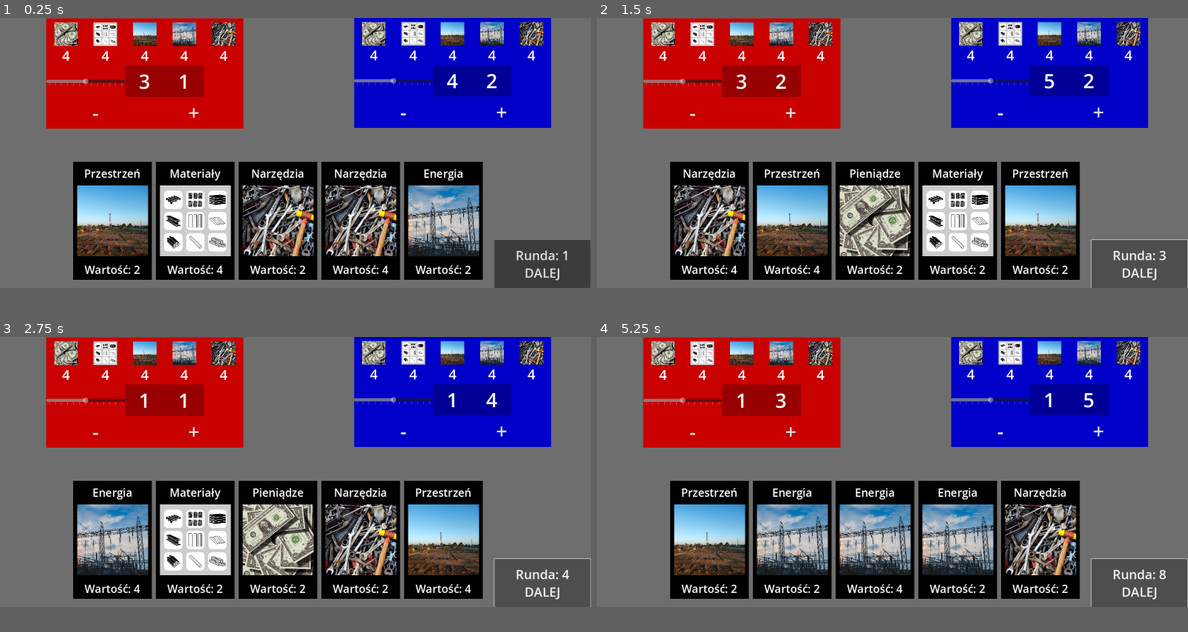
Above: before the commit, frames 1-4 (two rows, left to right).
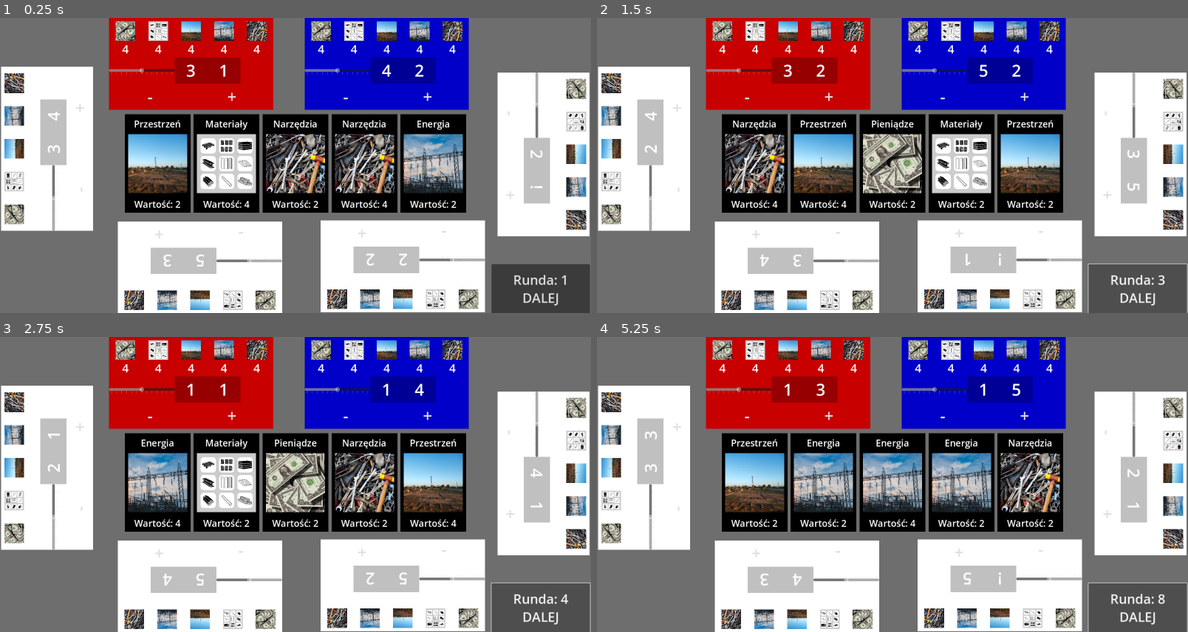
Above: after the commit, the same moments.

Repository: KonradKamilChwalowski/philanthropy-0.2
Game: Godot game, scene res://main_scenes/game_session_scene.tscn
Two runs of this game, one before a commit and one after it. Both use one fixed random seed, a clock stepped at 60 frames per second and the inputs below.
Inputs:
- Up to frame 1 (0.25 s): no input
- Up to frame 2 (1.5 s): click "Runda: 1 DALEJ" at 0.5 s; click "Runda: 2 DALEJ" at 1.25 s
- Up to frame 3 (2.75 s): click "Runda: 3 DALEJ" at 2 s
- Up to frame 4 (5.25 s): click "Runda: 4 DALEJ" at 2.75 s; click "Runda: 5 DALEJ" at 3.5 s; click "Runda: 6 DALEJ" at 4.25 s; click "Runda: 7 DALEJ" at 5 s
In our replay, the window is 800x366 before the commit and 800x400 after it. These sizes can differ from the game's own. Grey fills any space a smaller window leaves; there, only what the larger window draws over its background counts as a difference.

The runs differ from the first frame. In frame 1, 77% of the frame differs, in the area x 0-100%, y 0-100%; in frame 2, 77%; in frame 3, 77%; in frame 4, 78%.

Commit message:
go back to normal settings

Diff:
--- a/main_scenes/game_session_scene.tscn
+++ b/main_scenes/game_session_scene.tscn
@@ -8,27 +8,25 @@
 script = ExtResource("1_buhs2")
 
 [node name="ColorRect" type="ColorRect" parent="."]
-custom_minimum_size = Vector2(2400, 1100)
+custom_minimum_size = Vector2(1800, 900)
 color = Color(0.43134022, 0.43134025, 0.43134025, 1)
 
 [node name="NewRoundButton" type="Button" parent="."]
 custom_minimum_size = Vector2(300, 150)
-offset_left = 2008.0001
-offset_top = 905.0
-offset_right = 2308.0
-offset_bottom = 1055.0
-scale = Vector2(1.3, 1.3)
+offset_left = 1497.0
+offset_top = 751.0
+offset_right = 1797.0
+offset_bottom = 901.0
 theme_override_font_sizes/font_size = 40
 text = "Runda: X
 DALEJ"
 
 [node name="CardsContainer" type="HBoxContainer" parent="."]
-custom_minimum_size = Vector2(1040, 250)
-offset_left = 297.0
-offset_top = 587.0
-offset_right = 1337.0
-offset_bottom = 837.0
-scale = Vector2(1.6, 1.6)
+custom_minimum_size = Vector2(1040, 300)
+offset_left = 380.0
+offset_top = 294.0
+offset_right = 1420.0
+offset_bottom = 594.0
 theme_override_constants/separation = 10
 
 [node name="ResourceCard0" parent="CardsContainer" instance=ExtResource("1_6fyyn")]
@@ -54,23 +52,19 @@
 
 [node name="PlayerInterface0" parent="PlayerInterfaces" instance=ExtResource("2_cu6fm")]
 layout_mode = 1
-offset_left = 188.0
-offset_top = 1.9999999
-offset_right = 648.0
-offset_bottom = 162.0
-scale = Vector2(1.6, 1.6)
+offset_left = 332.0
+offset_right = 792.0
+offset_bottom = 160.0
 player_color = Color(0.78431374, 0, 0, 1)
 
 [node name="PlayerInterface1" parent="PlayerInterfaces" instance=ExtResource("2_cu6fm")]
 layout_mode = 1
-offset_left = 1438.0
-offset_right = 1898.0
+offset_left = 928.0
+offset_right = 1388.0
 offset_bottom = 160.0
-scale = Vector2(1.6, 1.6)
 player_color = Color(0, 0, 0.78431374, 1)
 
 [node name="PlayerInterface2" parent="PlayerInterfaces" instance=ExtResource("2_cu6fm")]
-visible = false
 layout_mode = 1
 offset_left = 1795.0
 offset_top = 166.0
@@ -79,7 +73,6 @@
 rotation = 1.5707964
 
 [node name="PlayerInterface3" parent="PlayerInterfaces" instance=ExtResource("2_cu6fm")]
-visible = false
 layout_mode = 1
 offset_left = 1477.0
 offset_top = 898.0
@@ -88,7 +81,6 @@
 rotation = 3.1415927
 
 [node name="PlayerInterface4" parent="PlayerInterfaces" instance=ExtResource("2_cu6fm")]
-visible = false
 layout_mode = 1
 offset_left = 859.0
 offset_top = 901.0
@@ -97,7 +89,6 @@
 rotation = 3.1415927
 
 [node name="PlayerInterface5" parent="PlayerInterfaces" instance=ExtResource("2_cu6fm")]
-visible = false
 layout_mode = 1
 offset_left = 3.0
 offset_top = 649.0
--- a/project.godot
+++ b/project.godot
@@ -22,8 +22,8 @@
 
 [display]
 
-window/size/viewport_width=2400
-window/size/viewport_height=1100
+window/size/viewport_width=1800
+window/size/viewport_height=900
 
 [rendering]
 
Not shown, added: docs/index.apple-touch-icon.png.import
Not shown, added: docs/index.icon.png.import
Not shown, added: docs/index.png.import
